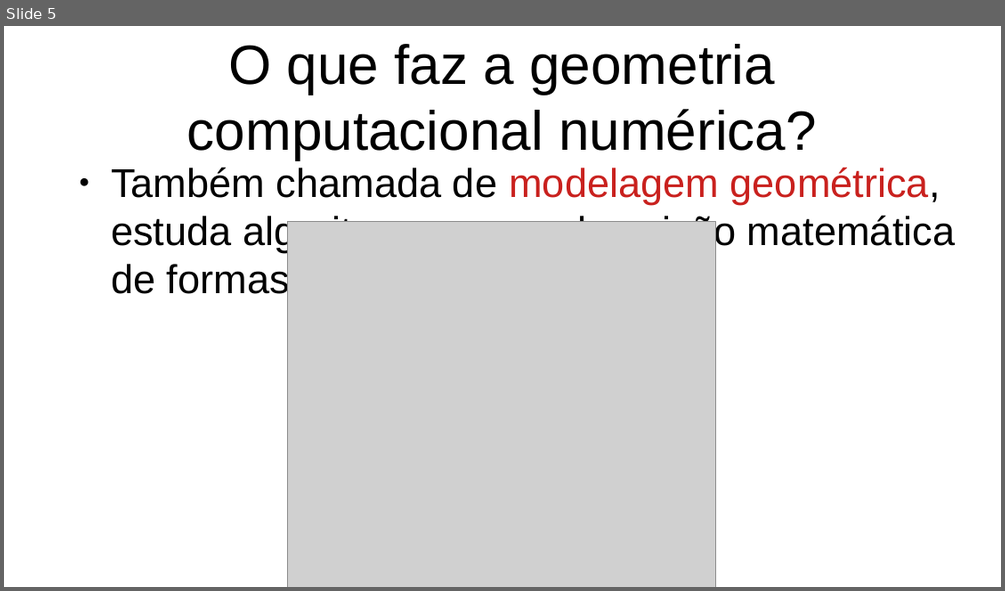
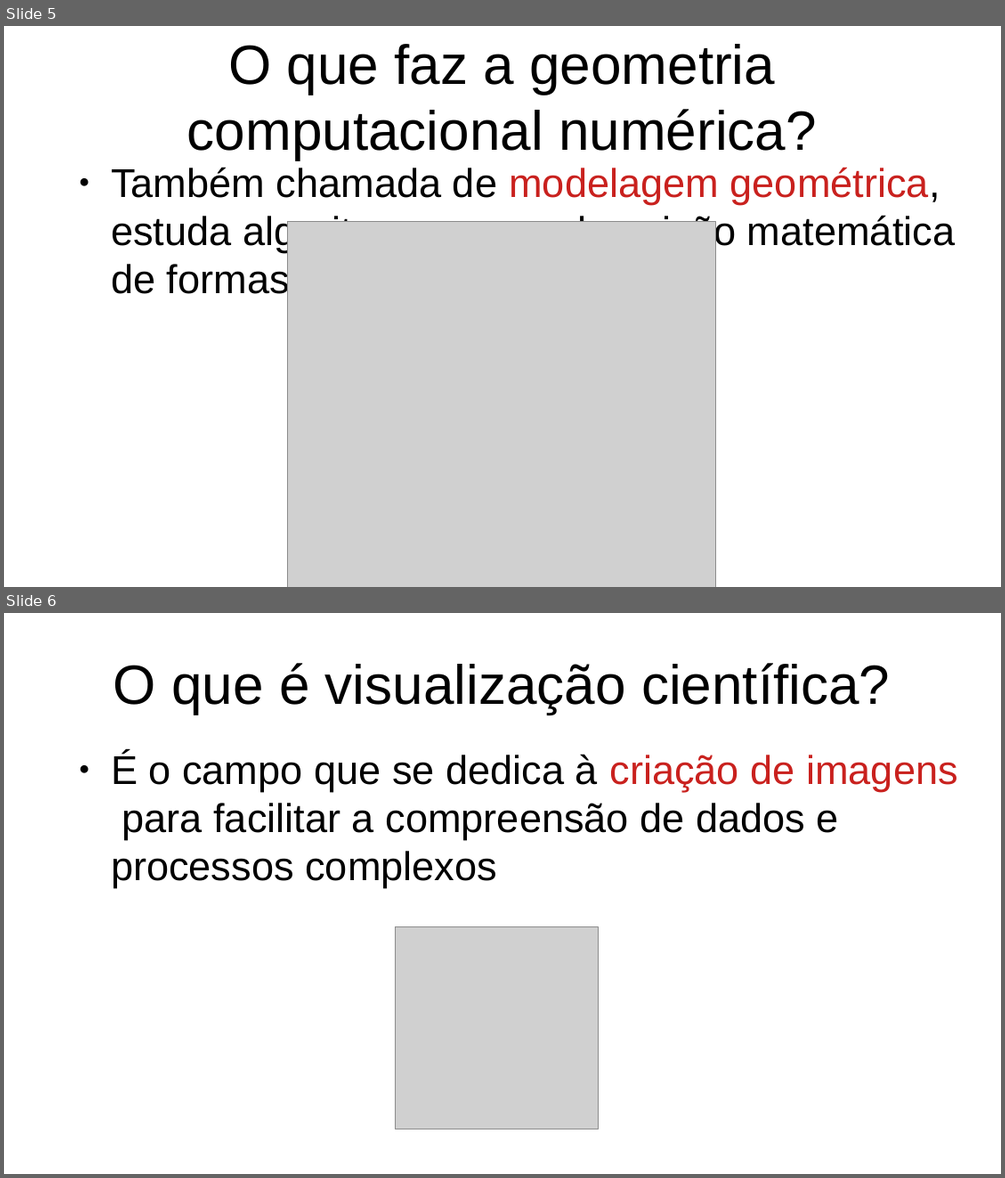
Before and after one commit to gcgfurb/CG_2024-2_not_equipe-01, a slide deck: Unidade1/slides.odp. Shown one above the other, each under a label of ours: slide 5 before the commit, slides 5 and 6 after it. The pictures are 1005x591 and 1005x1178 pixels, drawn with LibreOffice and Linux fonts; fonts in the diff are those of the drawing; grey boxes stand for pictures. Boxes give left, top, right and bottom in pixels: in the first picture for what was removed or moved away, otherwise in the second. Text is boxed around its words. In the diff, an @@ line names an element or a change of style, - is before the commit and + after.

```diff
--- a/Unidade1/slides.odp
+++ b/Unidade1/slides.odp
@@ slide 6 added at bbox=[4, 613, 1001, 1174], background #FFFFFF @@
@@ title added at bbox=[113, 663, 890, 714], 44 pt, text #000000 @@
+O que é visualização científica?
@@ text added at bbox=[111, 752, 958, 888], 32 pt, text #000000 @@
+● É o campo que se dedica à criação de imagens para facilitar a compreensão de dados e processos complexos
@@ picture added at bbox=[396, 927, 599, 1129] @@
```
Also in this commit, not shown: 5 other slides added, 2 other files.
